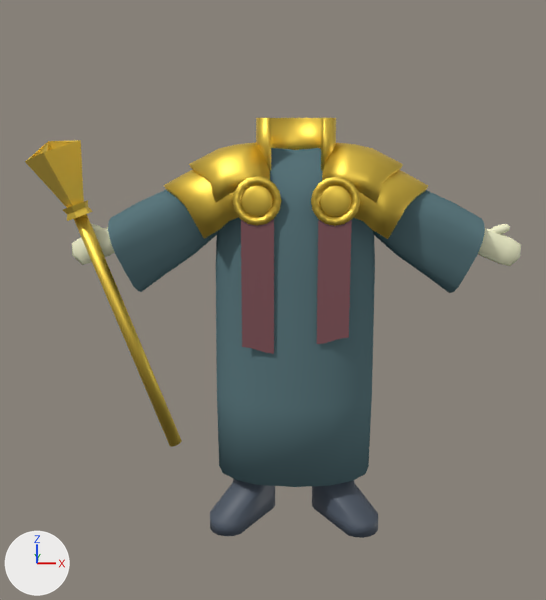
Before and after pictures for a commit that changed the Blender file samples/priest/priest.blend.
Camera for both pictures: a 50 mm lens placed at (-0.18, -15.25, 4.15), pointed at (-0.45, -0.13, 0.56). The lights are fixed; the arrows at lower left show +X, +Y and +Z.

In view in the first picture: 'boot', 'chest_protector', 'cloak_arm', 'hand', 'neck_protector', 'scarf_L', 'scarf_R', 'shoulder_armour_bottom', 'shoulder_armour_top', 'staff', 'torso'.
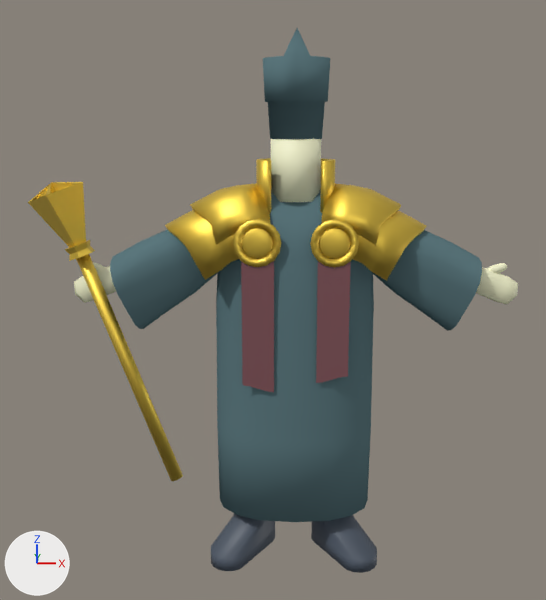
Commit message: Added basic head and hat to priest

Location of each change, [x1, y1, x2, y2] in pixels of the pictures (546 x 600 px):
'torso', moved: before [216, 148, 375, 487]; after [216, 189, 374, 522]
'cloak_arm', moved: before [108, 190, 485, 293]; after [110, 230, 482, 331]
'staff', moved: before [25, 140, 182, 447]; after [28, 182, 183, 481]
'shoulder_armour_top', moved: before [189, 143, 403, 203]; after [190, 183, 401, 245]
'boot', moved: before [210, 479, 378, 538]; after [211, 513, 377, 573]
'shoulder_armour_bottom', moved: before [164, 170, 428, 239]; after [165, 210, 426, 281]
'chest_protector', moved: before [232, 176, 360, 226]; after [233, 219, 359, 268]
'Cylinder', added (cyan): after [263, 28, 330, 139]
'neck_protector', moved: before [256, 118, 336, 171]; after [256, 158, 335, 213]
'hand', moved: before [72, 223, 521, 266]; after [74, 262, 518, 305]
'head', added: after [271, 139, 321, 202]

Diff of the bpy script that builds the scene:
```diff
--- a/samples/priest/priest.blend.py
+++ b/samples/priest/priest.blend.py
@@ me_cylinder_001 @@
+me_cylinder_001.from_pydata(...)  # 65 vertices, 53 faces; spans x -0.65..0.65, y -0.65..0.65, z -0.73..1.27
+me_cylinder_001.polygons.foreach_set('use_smooth', [True] * 53)
+me_cylinder_001.materials.append(mat_robe)  # cyan #5e7a80
@@ me_head @@
+me_head.from_pydata(...)  # a 16-sided cylinder along z spanning x -0.5..0.5, y -0.5..0.5, z -0.8..0.5
+me_head.polygons.foreach_set('use_smooth', [True] * 18)
+me_head.materials.append(mat_skin)  # white #ffffd7
@@ ob_torso @@
 ob_torso = bpy.data.objects.new('torso', me_torso)
-ob_torso.location = (0.0, 0.0, 1.0)
+ob_torso.location = (0.0, 0.0, 0.2)
 _m = ob_torso.modifiers.new('Mirror', 'MIRROR')
@@ ob_cloak_arm @@
 ob_cloak_arm = bpy.data.objects.new('cloak_arm', me_cloak_arm)
-ob_cloak_arm.location = (0.67, 0.0, 3.11)
+ob_cloak_arm.location = (0.67, 0.0, 2.31)
 ob_cloak_arm.rotation_euler = (0.0, 0.322, 0.0)  # degrees (0, 18, 0)
@@ ob_neck_protector @@
 ob_neck_protector = bpy.data.objects.new('neck_protector', me_neck_protector)
-ob_neck_protector.location = (0.0, -0.11, 3.19)
+ob_neck_protector.location = (0.0, -0.11, 2.39)
@@ ob_shoulder_armour_top @@
 ob_shoulder_armour_top = bpy.data.objects.new('shoulder_armour_top', me_shoulder_armour_top)
-ob_shoulder_armour_top.location = (0.78, 0.0, 3.21)
+ob_shoulder_armour_top.location = (0.78, 0.0, 2.41)
 ob_shoulder_armour_top.rotation_euler = (0.0, 1.571, 0.0)  # degrees (0, 90, 0)
@@ ob_chest_protector @@
 ob_chest_protector = bpy.data.objects.new('chest_protector', me_chest_protector)
-ob_chest_protector.location = (0.73, -0.96, 2.67)
+ob_chest_protector.location = (0.73, -0.96, 1.87)
 _m = ob_chest_protector.modifiers.new('Mirror', 'MIRROR')
@@ ob_shoulder_armour_bottom @@
 ob_shoulder_armour_bottom = bpy.data.objects.new('shoulder_armour_bottom', me_shoulder_armour_bottom)
-ob_shoulder_armour_bottom.location = (0.89, 0.0, 3.01)
+ob_shoulder_armour_bottom.location = (0.89, 0.0, 2.21)
 ob_shoulder_armour_bottom.rotation_euler = (0.0, 1.571, 0.0)  # degrees (0, 90, 0)
@@ ob_hand @@
 ob_hand = bpy.data.objects.new('hand', me_hand)
-ob_hand.location = (3.6, 0.0, 1.85)
+ob_hand.location = (3.6, 0.0, 1.05)
 ob_hand.rotation_euler = (0.0, 0.4, 0.0)  # degrees (0, 23, 0)
@@ ob_staff @@
 ob_staff = bpy.data.objects.new('staff', me_staff)
-ob_staff.location = (-3.6, -0.2, 0.35)
+ob_staff.location = (-3.6, -0.2, -0.45)
 ob_staff.rotation_euler = (0.0, -0.349, 0.0)  # degrees (0, -20, 0)
@@ ob_boot @@
 ob_boot = bpy.data.objects.new('boot', me_boot)
-ob_boot.location = (0.8, 0.0, -3.4)
+ob_boot.location = (0.8, 0.0, -4.2)
 ob_boot.rotation_euler = (0.0, 0.0, 0.524)  # degrees (0, 0, 30)
@@ ob_cylinder @@
+ob_cylinder = bpy.data.objects.new('Cylinder', me_cylinder_001)
+ob_cylinder.location = (0.0, 0.0, 4.53)
@@ ob_head @@
+ob_head = bpy.data.objects.new('head', me_head)
+ob_head.location = (0.0, 0.0, 3.4)
```
